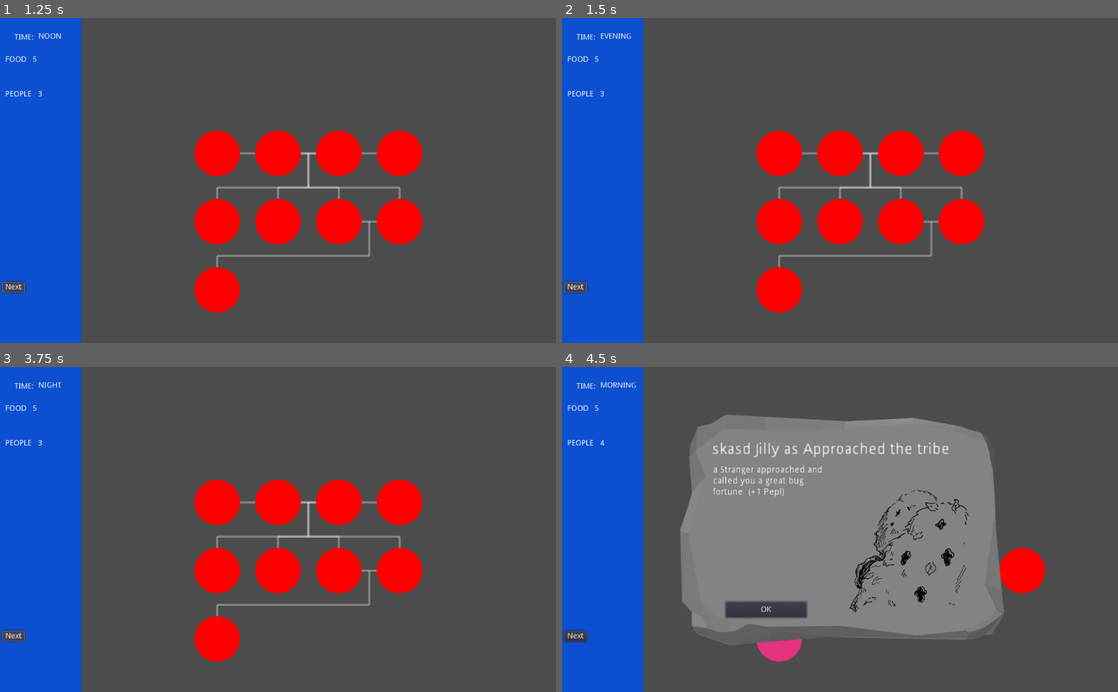
Above: before the commit, frames 1-4 (two rows, left to right).
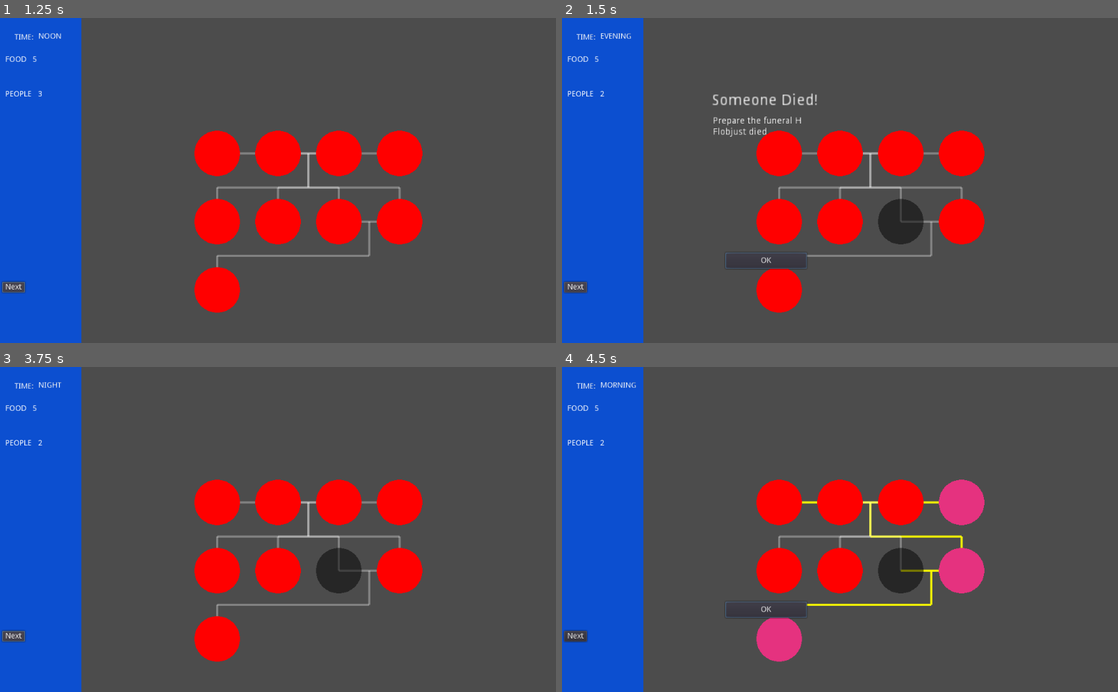
Above: after the commit, the same moments.

Repository: pmoco/GGJ23-FlipFlop_Gene
Game: Godot game, scene res://scenes/test.tscn
The game is run twice, just before and just after one commit, with the same random seed, the same clock (stepped at 60 frames per second) and the same inputs.
Inputs (mouse positions are in pixels of both pictures, inside the frame that each line leads up to):
- Up to frame 1 (1.25 s): click "Next" at 0.5 s
- Up to frame 2 (1.5 s): click "Next" at 1.25 s
- Up to frame 3 (3.75 s): click (205, 610) at 2 s, where only the run after the commit has a clickable "OK"; click (205, 610) at 2.75 s, where only the run after the commit has a clickable "OK"; click "Next" at 3.5 s
- Up to frame 4 (4.5 s): tap Enter at 4.25 s; move the mouse to (962, 513) at 4.27 s; click (962, 513) at 4.42 s

Frame 1 is identical in both runs. In frame 2, 1.6% of the frame differs, in the area x 0-66%, y 23-85%; in frame 3, 0.9%; in frame 4, 36%, in the area x 6-87%, y 14-86%.

Commit message:
Add HaveChildEvent

Diff:
--- a/Event_manager.gd
+++ b/Event_manager.gd
@@ -16,13 +16,16 @@
 
 
 
-#var rdmEventList =[StrangerFound.new() , DiedEvent.new(), SickEvent.new(), ExtrafoodEvent.new(), WoundedEvent.new(), MarryEvent.new()]
-
-var rdmEventList =[StrangerFound.new(),MarryEvent.new() ]
+var rdmEventList =[StrangerFound.new() , DiedEvent.new(), SickEvent.new(), MarryEvent.new(), HaveChildEvent.new()]
+var TaskEventList =[StrangerFound.new() , DiedEvent.new(),ExtrafoodEvent.new(),WoundedEvent.new()]
+#var rdmEventList =[StrangerFound.new(),MarryEvent.new() ]
 
 func getNightEvent(_scene) -> Event:
 	return rdmEventList[randi() % rdmEventList.size()]
 
+
+func getTaskEvent(_scene) -> Event:
+	return TaskEventList[randi() % TaskEventList.size()]
 
 
 # Called when the node enters the scene tree for the first time.
--- a/project.godot
+++ b/project.godot
@@ -55,6 +55,11 @@
 "path": "res://GraphHolder.gd"
 }, {
 "base": "Event",
+"class": "HaveChildEvent",
+"language": "GDScript",
+"path": "res://scripts/Events/HaveChildEvent.gd"
+}, {
+"base": "Event",
 "class": "MarryEvent",
 "language": "GDScript",
 "path": "res://scripts/Events/MarryEvent.gd"
@@ -109,6 +114,7 @@
 "Event_manager": "",
 "ExtrafoodEvent": "",
 "GraphHolder": "",
+"HaveChildEvent": "",
 "MarryEvent": "",
 "Morning": "",
 "Night": "",
--- a/scripts/Events/DiedEvent.gd
+++ b/scripts/Events/DiedEvent.gd
@@ -6,7 +6,7 @@
 	var age
 	if(age_number <30):
 		age = Character.AGE.CHILD
-	elif(30 <= age_number and  age_number<50):
+	elif(30 <= age_number and  age_number < 50):
 		age = Character.AGE.ADULT
 	elif(50 <= age_number):
 		age = Character.AGE.ELDER
--- /dev/null
+++ b/scripts/Events/HaveChildEvent.gd
@@ -0,0 +1,37 @@
+class_name HaveChildEvent  extends Event
+
+var possible_names = ["Billy" ,  "Jilly", "skasd", "filly", "Gilly"]
+
+
+func triggerEvent(scene) :
+	var i=0
+	var  BabyFirstName = possible_names[randi() % possible_names.size()]
+	var BabyLastName = possible_names[randi() % possible_names.size()]
+
+	var list_characters = scene.graph_holder.get_characters_by_age (Character.AGE.ADULT)
+	var character: Character = list_characters[randi() % list_characters.size()] # TODO select random
+	if(!character.is_alive):
+		return
+	while(i<50 and !is_instance_valid(character.partner) ):
+		i=i+1
+		if (is_instance_valid(character.partner)):
+			break
+		character = list_characters[randi() % list_characters.size()] # TODO select random
+		if(!character.is_alive):
+			return
+	self.title = character.first_name+" " +character.last_name+" and "+character.partner.first_name+" " +character.partner.last_name+ " had a baby"
+	self.text = "A new Baby called "+ BabyFirstName+ " " + BabyLastName + " came to this world (+1 Pepl)"
+
+	scene.peopleCount = scene.peopleCount +1
+
+	self.eventName =  "ThisisanEvent"
+	self.photoPath = "ASSETS/SPLASHART_FISHING.png"
+
+#	scene.graph_holder
+	var baby = Character.new()
+	baby.first_name = BabyFirstName
+	baby.last_name = BabyLastName
+	baby.age = Character.AGE.CHILD
+	baby.is_child_of(character)
+	baby.is_child_of(character.partner)
+	scene.graph_holder.add_character(baby)
--- a/scripts/Events/MarryEvent.gd
+++ b/scripts/Events/MarryEvent.gd
@@ -1,12 +1,6 @@
 class_name MarryEvent  extends Event
 
-var possible_names = ["Billy" ,  "Jilly", "skasd", "filly", "Gilly"]
-
-
 func triggerEvent(scene) :
-
-	var  BabyFirstName = possible_names[randi() % possible_names.size()]
-	var BabyLastName = possible_names[randi() % possible_names.size()]
 
 	var list_characters = scene.graph_holder.get_characters_by_age (Character.AGE.ADULT)
 	var character1: Character = list_characters[randi() % list_characters.size()] # TODO select random
@@ -15,8 +9,13 @@
 	var character2: Character = list_characters[randi() % list_characters.size()] # TODO select random
 	if(!character2.is_alive):
 		return
+
+	if is_instance_valid(character1.partner):
+		return
+	if is_instance_valid(character2.partner):
+		return
 	self.title = character1.first_name+" " +character1.last_name+" as Married with "+character2.first_name+" " +character2.last_name
-	self.text = "A new Baby called "+ BabyFirstName+ " " + BabyLastName + " came to this world (+1 Pepl)"
+	self.text = "Prepare the wedding love is in the air"
 
 	scene.peopleCount = scene.peopleCount +1
 
@@ -24,12 +23,6 @@
 	self.photoPath = "ASSETS/SPLASHART_FISHING.png"
 
 #	scene.graph_holder
+	character1.marry(character2)
+
 	var baby = Character.new()
-	baby.first_name = BabyFirstName
-	baby.last_name = BabyLastName
-	baby.age = Character.AGE.CHILD
-	baby.status = Character.STATUS.HEALTHY
-	character1.marry(character2)
-	baby.is_child_of(character1)
-	baby.is_child_of(character2)
-	scene.graph_holder.add_character(baby)
--- a/scripts/states/Evening.gd
+++ b/scripts/states/Evening.gd
@@ -9,8 +9,17 @@
 	nextState = null
 
 
-func run(_scene) ->void :
+func run(scene) ->void :
 	print("am Running %s"  % nameState)
+	var event  =  scene.eventManager.getTaskEvent(scene)
+
+	print(event.eventName)
+
+
+	event.triggerEvent( scene)
+
+	var eventWindow = scene.EventWindow
+	eventWindow.open(event.title , event.text, event.photoPath)
 
 # Called every frame. 'delta' is the elapsed time since the previous frame.
 #func _process(delta):
